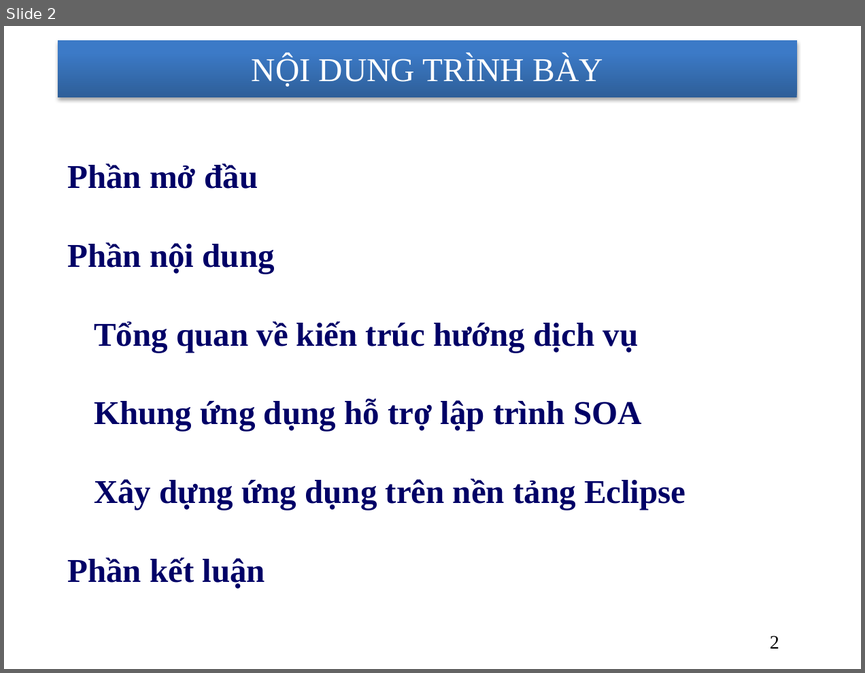
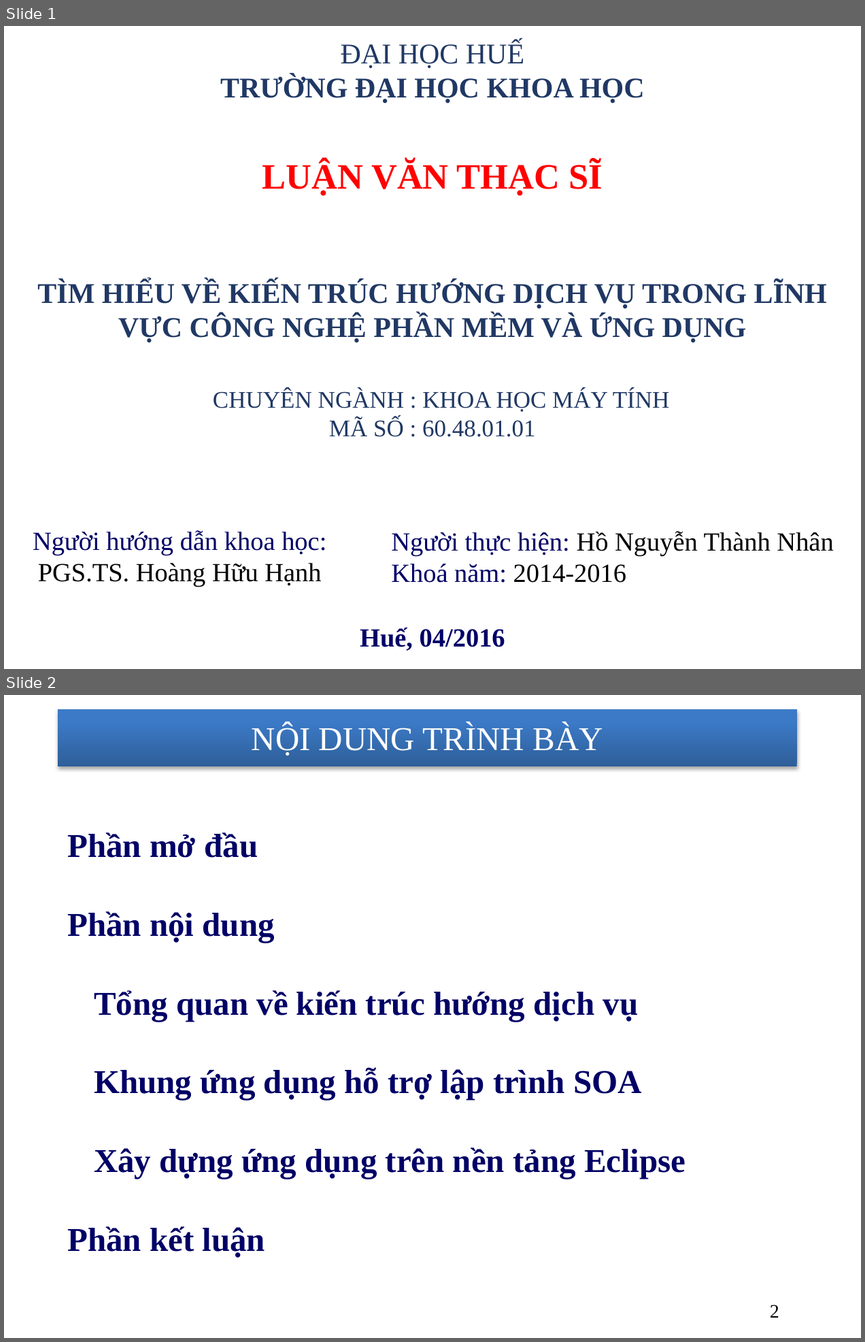
Before and after one commit to nhanhnt/LUANVAN, a slide deck: WORD/luanvan_nhanhnt_ver8.pptx. Shown one above the other, each under a label of ours: slide 2 before the commit, slides 1 and 2 after it. The pictures are 865x673 and 865x1342 pixels, drawn with LibreOffice and Linux fonts; fonts in the diff are those of the drawing; background and template pictures are left out. Boxes give left, top, right and bottom in pixels: in the first picture for what was removed or moved away, otherwise in the second. Text is boxed around its words. In the diff, an @@ line names an element or a change of style, - is before the commit and + after.

```diff
--- a/WORD/luanvan_nhanhnt_ver8.pptx
+++ b/WORD/luanvan_nhanhnt_ver8.pptx
@@ slide 1 added at <box>4,26,861,669</box>, background picture (left out) @@
@@ text added at <box>220,41,645,104</box>, 24 pt, text #203864, bold @@
+ĐẠI HỌC HUẾ
+TRƯỜNG ĐẠI HỌC KHOA HỌC
@@ text added at <box>262,161,603,196</box>, 30 pt, text #FF0000, bold @@
+LUẬN VĂN THẠC SĨ
@@ text added at <box>37,280,827,343</box>, 24 pt, text #203864, bold @@
+TÌM HIỂU VỀ KIẾN TRÚC HƯỚNG DỊCH VỤ TRONG LĨNH VỰC CÔNG NGHỆ PHẦN MỀM VÀ ỨNG DỤNG
@@ text added at <box>213,388,670,437</box>, 20 pt, text #203864 @@
+CHUYÊN NGÀNH : KHOA HỌC MÁY TÍNH
+MÃ SỐ : 60.48.01.01
@@ text added at <box>33,530,326,586</box>, 22 pt, text #000066 @@
+Người hướng dẫn khoa học:
+PGS.TS. Hoàng Hữu Hạnh
@@ text added at <box>391,531,833,582</box>, 22 pt, text #000000 @@
+Người thực hiện: Hồ Nguyễn Thành Nhân
+Khoá năm: 2014-2016
@@ text added at <box>360,627,505,650</box>, 22 pt, text #000066, bold @@
+Huế, 04/2016
```
Also in this commit, not shown: 3 slides changed, 1 slide removed.
